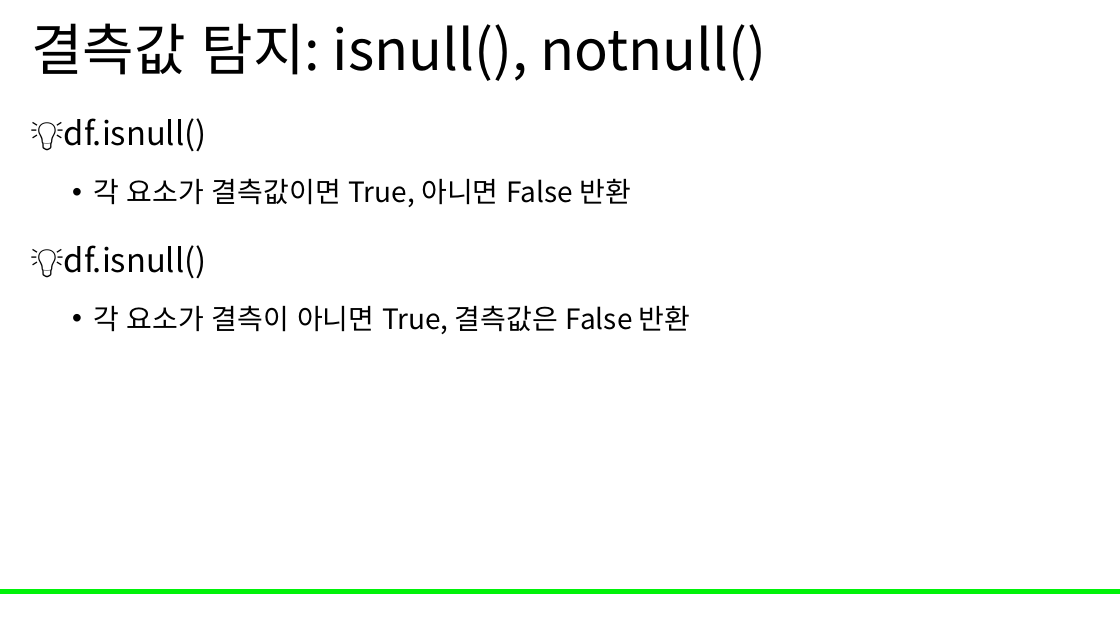
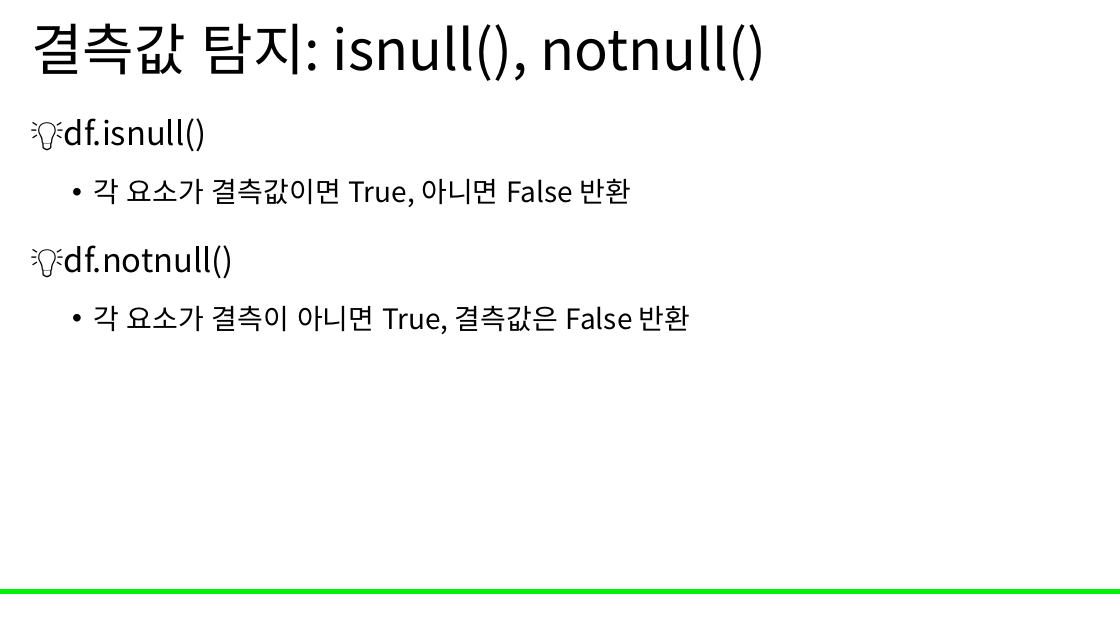
Before and after one commit to Leader-Lesson/KDT_RE_5th, a slide deck: slide 67 of material/3_데이터분석/04_pandas.pptx. Drawn at 1120x630 pixels with LibreOffice and Linux fonts; fonts in the diff are those of the drawing; background and template pictures are left out. Boxes give left, top, right and bottom in pixels: in the first picture for what was removed or moved away, otherwise in the second. Text is boxed around its words. In the diff, an @@ line names an element or a change of style, - is before the commit and + after.

```diff
--- a/material/3_데이터분석/04_pandas.pptx
+++ b/material/3_데이터분석/04_pandas.pptx
@@ text at (x1=64, y1=245, x2=234, y2=278): text changed @@
-💡df.isnull()
+💡df.notnull()
```
Also in this commit, not shown: 15 other slides changed.
